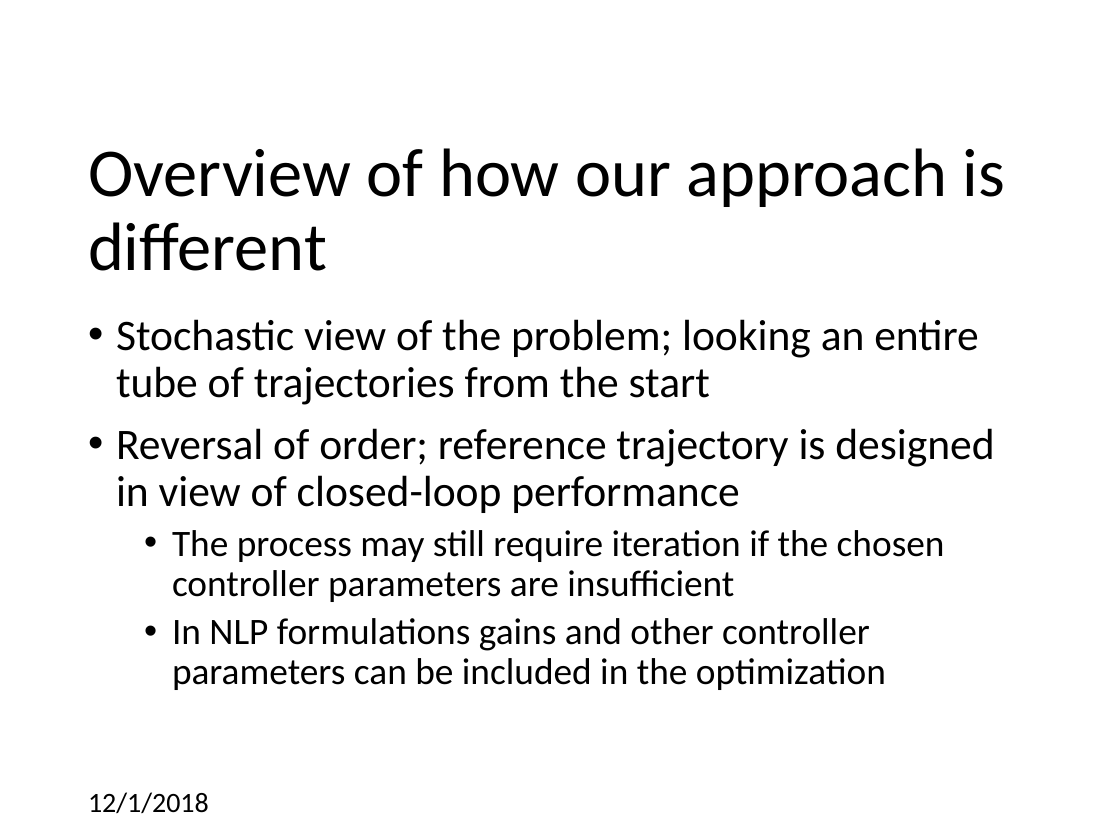
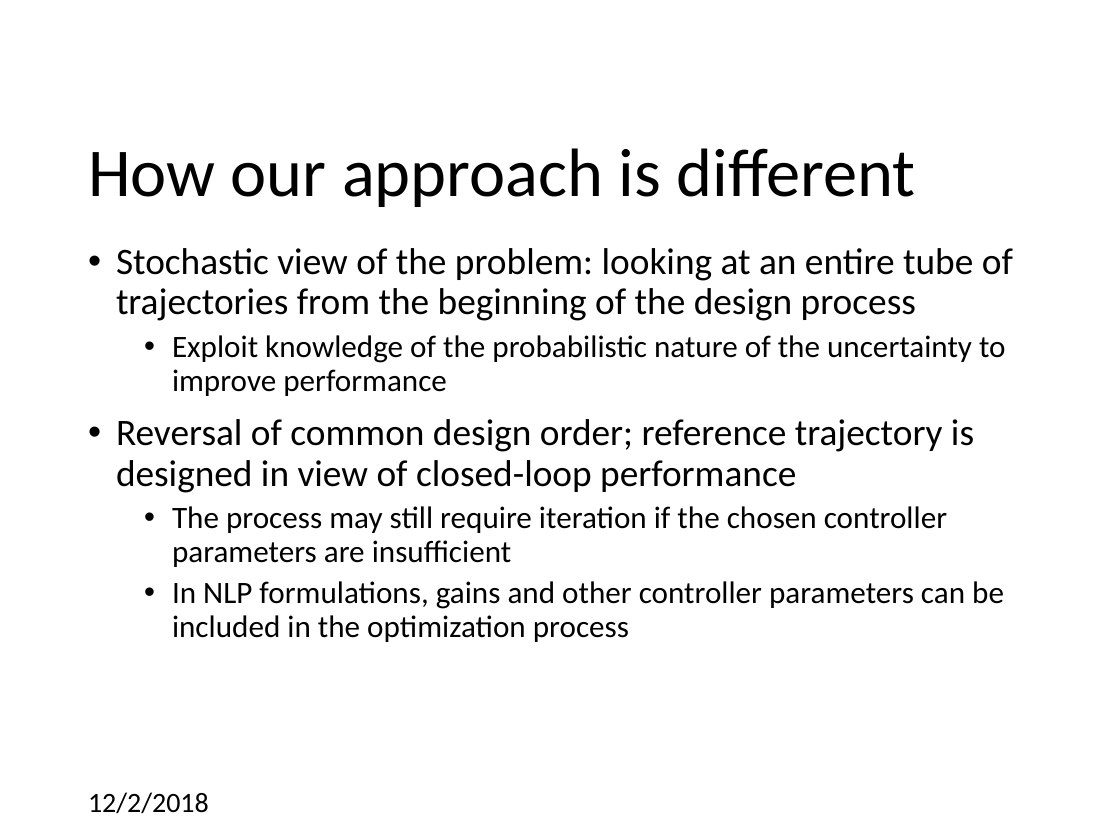
Before and after one commit to CDNoyes/EDL-Py, a slide deck: slide 8 of Documents/Qual Exam.pptx. Drawn at 1120x840 pixels with LibreOffice and Linux fonts; fonts in the diff are those of the drawing; background and template pictures are left out. Boxes give left, top, right and bottom in pixels: in the first picture for what was removed or moved away, otherwise in the second. Text is boxed around its words. In the diff, an @@ line names an element or a change of style, - is before the commit and + after.

```diff
--- a/Documents/Qual Exam.pptx
+++ b/Documents/Qual Exam.pptx
@@ title at box(88, 148, 915, 207): text changed @@
-Overview of how our approach is different
+How our approach is different
@@ text "Stochastic view of the problem: ...": place and size @@
-text "Stochastic view of the problem: ..." at box(116, 319, 994, 690)
+text "Stochastic view of the problem: ..." at box(116, 248, 1013, 642)
@@ text at box(116, 248, 1013, 493): text changed; size 28 to 24 pt @@
-• Stochastic view of the problem; looking an entire tube of trajectories from the start
-• Reversal of order; reference trajectory is designed in view of closed-loop performance
+• Stochastic view of the problem: looking at an entire tube of trajectories from the beginning of the design process
+  • Exploit knowledge of the probabilistic nature of the uncertainty to improve performance
+• Reversal of common design order; reference trajectory is designed in view of closed-loop performance
@@ text at box(172, 506, 947, 567): size 24 to 20 pt in "The process may still require iteration if ..." @@
@@ text at box(172, 581, 1004, 642): text changed; size 24 to 20 pt @@
-  • In NLP formulations gains and other controller parameters can be included in the optimization
+  • In NLP formulations, gains and other controller parameters can be included in the optimization process
@@ text at box(88, 792, 209, 814): text changed @@
-12/1/2018
+12/2/2018
```
Also in this commit, not shown: 38 other slides changed, 6 slides added, 1 slide removed.
